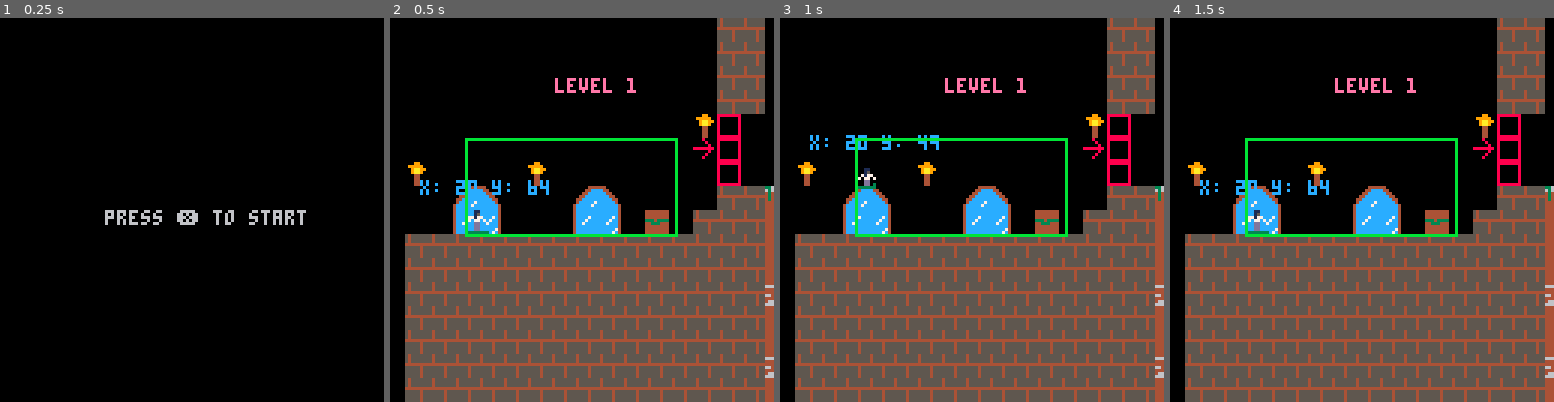
Above: before the commit, frames 1-4 (left to right).
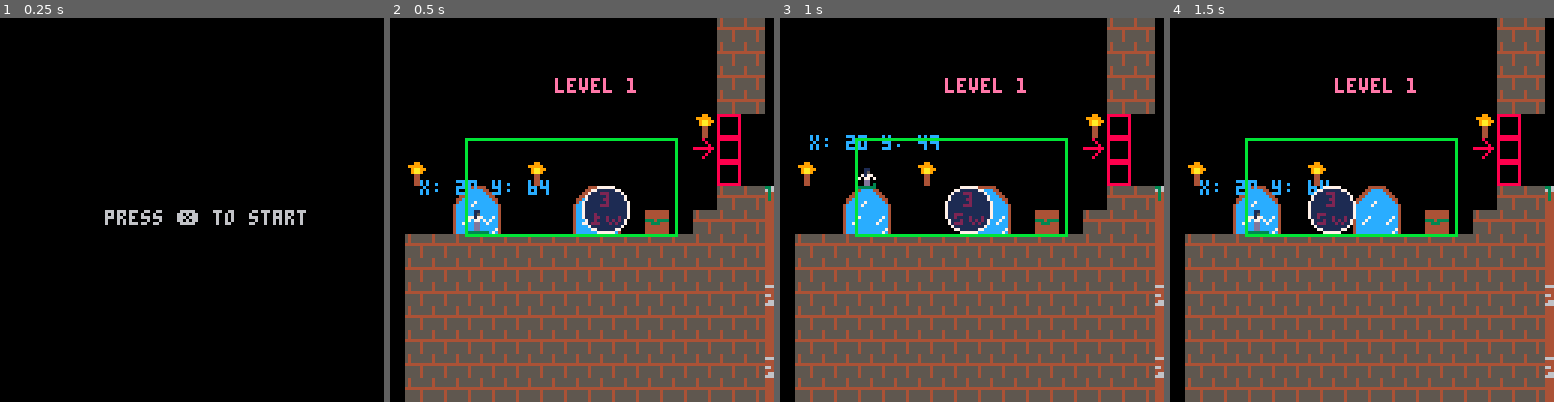
Above: after the commit, the same moments.

Repository: FrederikHR/GDB
Game: PICO-8 cartridge lift.p8
Same seed, same stepped clock (60 frames per second), same inputs: the game is played once before the commit and once after it.
Inputs:
- Up to frame 1 (0.25 s): no input
- Up to frame 2 (0.5 s): tap X (X key) at 0.33 s
- Up to frame 3 (1 s): tap O (Z key) at 0.7 s
- Up to frame 4 (1.5 s): tap X (X key) at 1.07 s

Frame 1 is identical in both runs. In frame 2, 1.3% of the frame differs, in the area x 50-63%, y 43-57%; in frame 3, 1.3%, in the area x 42-56%, y 43-57%; in frame 4, 1.3%.

Commit message:
Update lift.p8

Diff:
--- a/lift.p8
+++ b/lift.p8
@@ -704,22 +704,22 @@
 00000000000000000000000000000000000000000000000000000000000000000000000000000000000000000000000000000000000000000000000000000000
 00000000000000000000000000000000000000000000000000000000000000000000000000000000000000000000000000000000000000000000000000000000
 00000000000000000000000000000000000000000000000000000000000000000000000000000000000000000000000000000000000000000000000000000000
-00000000000000000000000000000000000000000000000000000000000000000000000000000000000000000000000000000000000000000000000000000000
-00000000000000000000000000000000000000000000000000000000000000000000000000000000000000000000000000000000000000000000000000000000
-00000000000000000000000000000000000000000000000000000000000000000000000000000000000000000000000000000000000000000000000000000000
-00000000000000000000000000000000000000000000000000000000000000000000000000000000000000000000000000000000000000000000000000000000
-00000000000000000000000000000000000000000000000000000000000000000000000000000000000000000000000000000000000000000000000000000000
-00000000000000000000000000000000000000000000000000000000000000000000000000000000000000000000000000000000000000000000000000000000
-00000000000000000000000000000000000000000000000000000000000000000000000000000000000000000000000000000000000000000000000000000000
-00000000000000000000000000000000000000000000000000000000000000000000000000000000000000000000000000000000000000000000000000000000
-00000000000000000000000000000000000000000000000000000000000000000000000000000000000000000000000000000000000000000000000000000000
-00000000000000000000000000000000000000000000000000000000000000000000000000000000000000000000000000000000000000000000000000000000
-00000000000000000000000000000000000000000000000000000000000000000000000000000000000000000000000000000000000000000000000000000000
-00000000000000000000000000000000000000000000000000000000000000000000000000000000000000000000000000000000000000000000000000000000
-00000000000000000000000000000000000000000000000000000000000000000000000000000000000000000000000000000000000000000000000000000000
-00000000000000000000000000000000000000000000000000000000000000000000000000000000000000000000000000000000000000000000000000000000
-00000000000000000000000000000000000000000000000000000000000000000000000000000000000000000000000000000000000000000000000000000000
-00000000000000000000000000000000000000000000000000000000000000000000000000000000000000000000000000000000000000000000000000000000
+00000777777000000000077777700000000007777770000000000777777000000000077777700000000007777770000000000777777000000000000000000000
+00077111111770000007711111177000000771111117700000077111111770000007711111177000000771111117700000077111111770000000000000000000
+00711112221117000071111222111700007111122211170000711112221117000071111222111700007111122211170000711112221117000000000000000000
+07111112111111700711111211111170071111121111117007111112111111700711111211111170071111121111117007111112111111700000000000000000
+07111112211111700711111221111170071111122111117007111112211111700711111221111170071111122111117007111112211111700000000000000000
+71111112111111177111111211111117711111121111111771111112111111177111111211111117711111121111111771111112111111170000000000000000
+71111112221111177111111222111117711111122211111771111112221111177111111222111117711111122211111771111112221111170000000000000000
+71111111111111177111111111111117711111111111111771111111111111177111111111111117711111111111111771111111111111170000000000000000
+71111111111111177111111111111117711111111111111771111111111111177111111111111117711111111111111771111111111111170000000000000000
+71112221121111177111222122211117711112111121111771111211122211177111121112211117711111111112111771111111112221170000000000000000
+71111211221111177111121111211117711121211221111771112121111211177111212111221117711211121122111771121112111121170000000000000000
+07111211121111700711121121111170071122211121117007112221121111700711222111121170071212121112117007121212112111700000000000000000
+07112221222111700711222122211170071121211222117007112121122211700711212111111170071121211122217007112121112221700000000000000000
+00711111111117000071111111111700007111111111170000711111111117000071111111111700007111111111170000711111111117000000000000000000
+00077111111770000007711111177000000771111117700000077111111770000007711111177000000771111117700000077111111770000000000000000000
+00000777777000000000077777700000000007777770000000000777777000000000077777700000000007777770000000000777777000000000000000000000
 00000000000000000000000000000000000000000000000000000000000000000000000000000000000000000000000000000000000000000000000000000000
 00000000000000000000000000000000000000000000000000000000000000000000000000000000000000000000000000000000000000000000000000000000
 00000000000000000000000000000000000000000000000000000000000000000000000000000000000000000000000000000000000000000000000000000000
